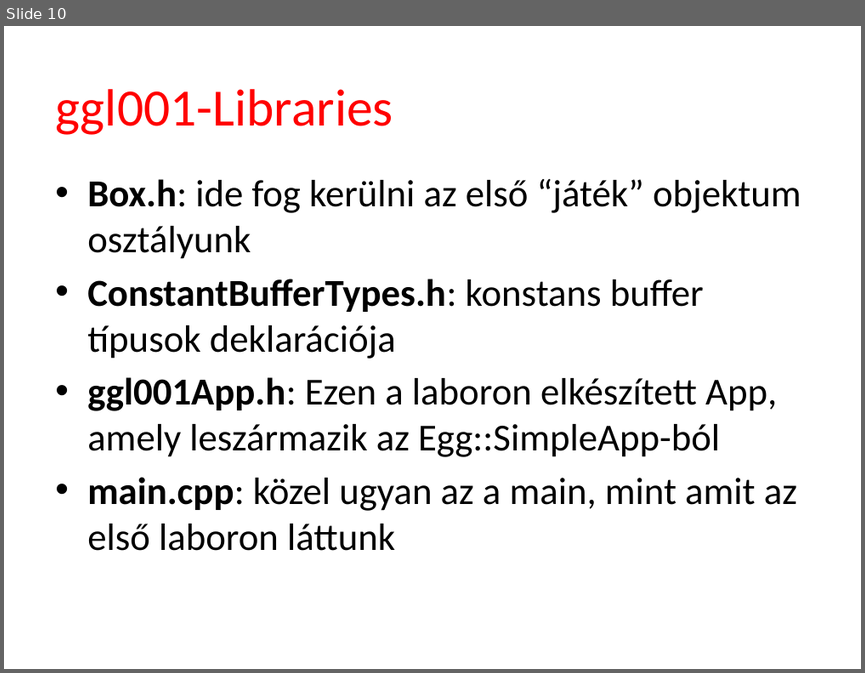
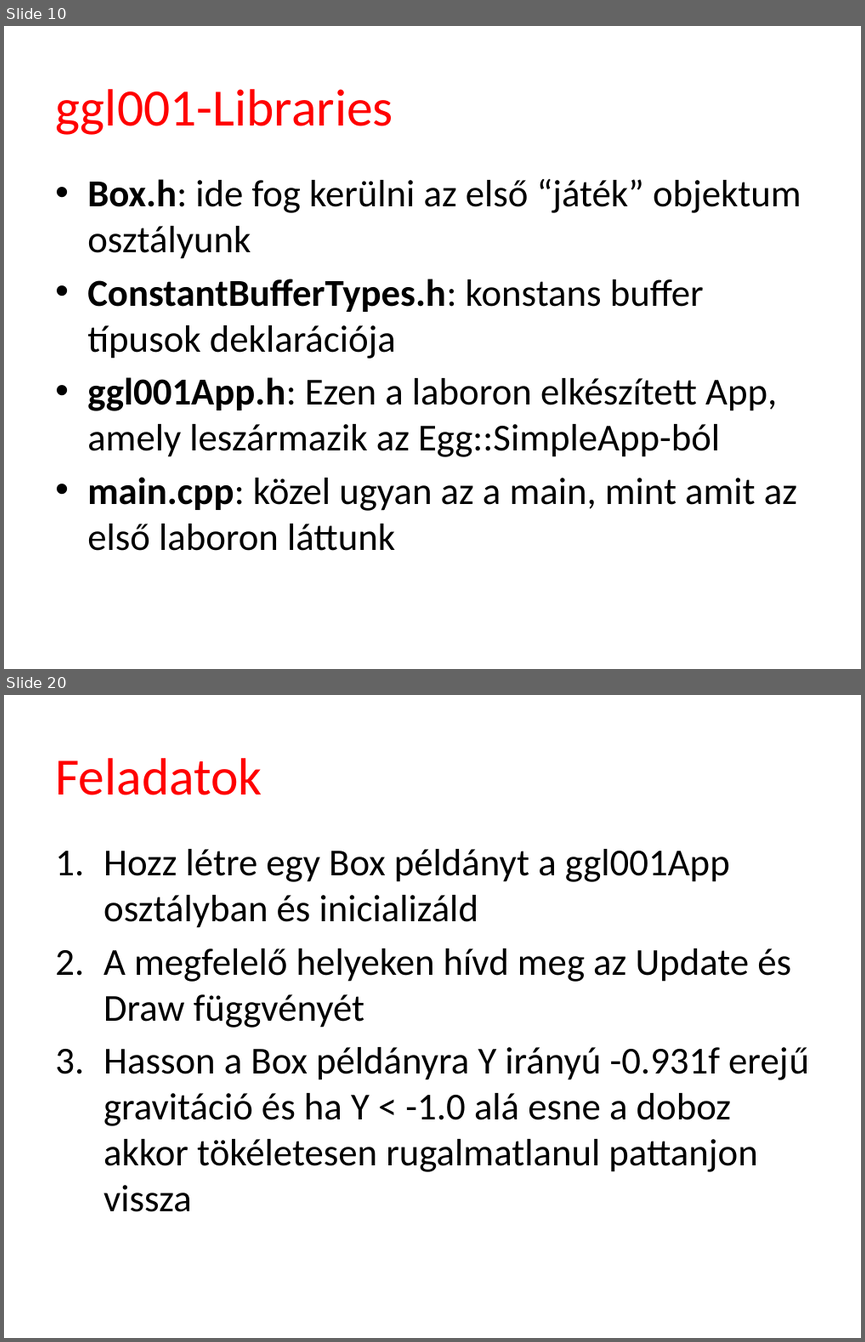
Before and after one commit to tyekx/dx12, a slide deck: Slides/gg001-Libraries.pptx. Shown one above the other, each under a label of ours: slide 10 before the commit, slides 10 and 20 after it; the slides between them are not shown. The pictures are 865x673 and 865x1342 pixels, drawn with LibreOffice and Linux fonts; fonts in the diff are those of the drawing; background and template pictures are left out. Boxes give left, top, right and bottom in pixels: in the first picture for what was removed or moved away, otherwise in the second. Text is boxed around its words. In the diff, an @@ line names an element or a change of style, - is before the commit and + after.

```diff
--- a/Slides/gg001-Libraries.pptx
+++ b/Slides/gg001-Libraries.pptx
@@ slide 20 added at (x1=4, y1=695, x2=861, y2=1338), background #FFFFFF @@
@@ title added at (x1=55, y1=758, x2=262, y2=795), 44 pt, text #FF0000 @@
+Feladatok
@@ text added at (x1=103, y1=849, x2=809, y2=1212), 32 pt, text #000000 @@
+1. Hozz létre egy Box példányt a ggl001App osztályban és inicializáld
+2. A megfelelő helyeken hívd meg az Update és Draw függvényét
+3. Hasson a Box példányra Y irányú -0.931f erejű gravitáció és ha Y < -1.0 alá esne a doboz akkor tökéletesen rugalmatlanul pattanjon vissza
```
Also in this commit, not shown: 2 slides changed, 14 other slides added, 49 other files.
